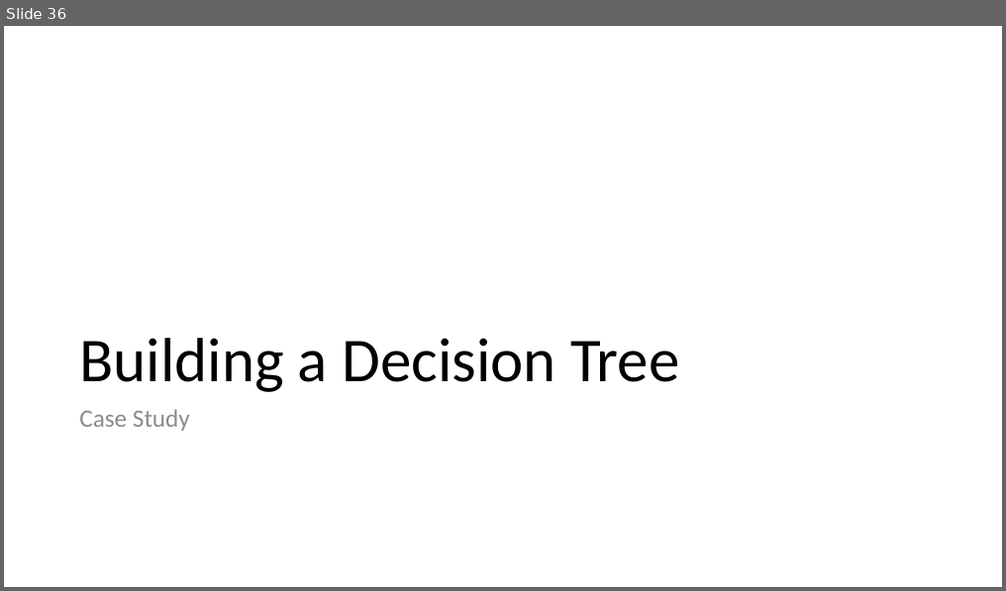
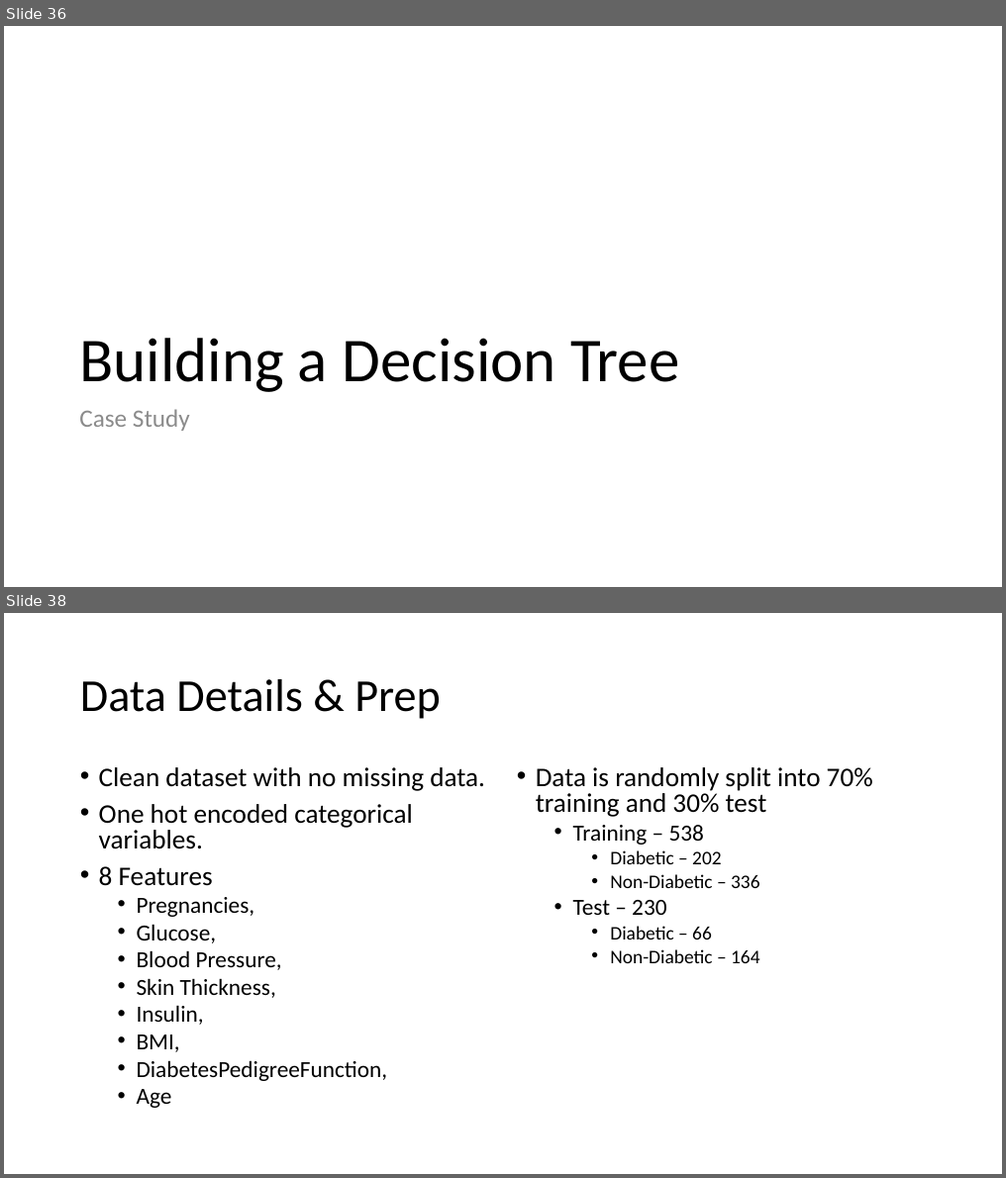
Before and after one commit to meenakshsundaram/AIML, a slide deck: DecisionTrees/DecisionTrees.pptx. Shown one above the other, each under a label of ours: slide 36 before the commit, slides 36 and 38 after it; the slides between them are not shown. The pictures are 1006x591 and 1006x1178 pixels, drawn with LibreOffice and Linux fonts; fonts in the diff are those of the drawing. Boxes give left, top, right and bottom in pixels: in the first picture for what was removed or moved away, otherwise in the second. Text is boxed around its words. In the diff, an @@ line names an element or a change of style, - is before the commit and + after.

```diff
--- a/DecisionTrees/DecisionTrees.pptx
+++ b/DecisionTrees/DecisionTrees.pptx
@@ slide 38 added at bbox=[4, 613, 1002, 1174], background #FFFFFF @@
@@ title added at bbox=[80, 679, 441, 719], 44 pt, text #000000 @@
+Data Details & Prep
@@ text added at bbox=[99, 767, 485, 1108], 22.2 pt, text #000000 @@
+• Clean dataset with no missing data.
+• One hot encoded categorical variables.
+• 8 Features
+  • Pregnancies,
+  • Glucose,
+  • Blood Pressure,
+  • Skin Thickness,
+  • Insulin,
+  • BMI,
+  • DiabetesPedigreeFunction,
+  • Age
@@ text added at bbox=[536, 767, 873, 963], 18.5 pt, text #000000 @@
+• Data is randomly split into 70% training and 30% test
+  • Training – 538
+    • Diabetic – 202
+    • Non-Diabetic – 336
+  • Test – 230
+    • Diabetic – 66
+    • Non-Diabetic – 164
```
Also in this commit, not shown: 1 slide changed, 2 other slides added, 2 other files.
